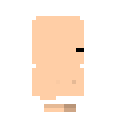
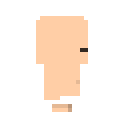
Layered file, before and after one edit (128x128). Changes by layer:
painted on "Layer 3" over [76, 48, 88, 52]
painted on "Layer 1" over [32, 16, 88, 112]
